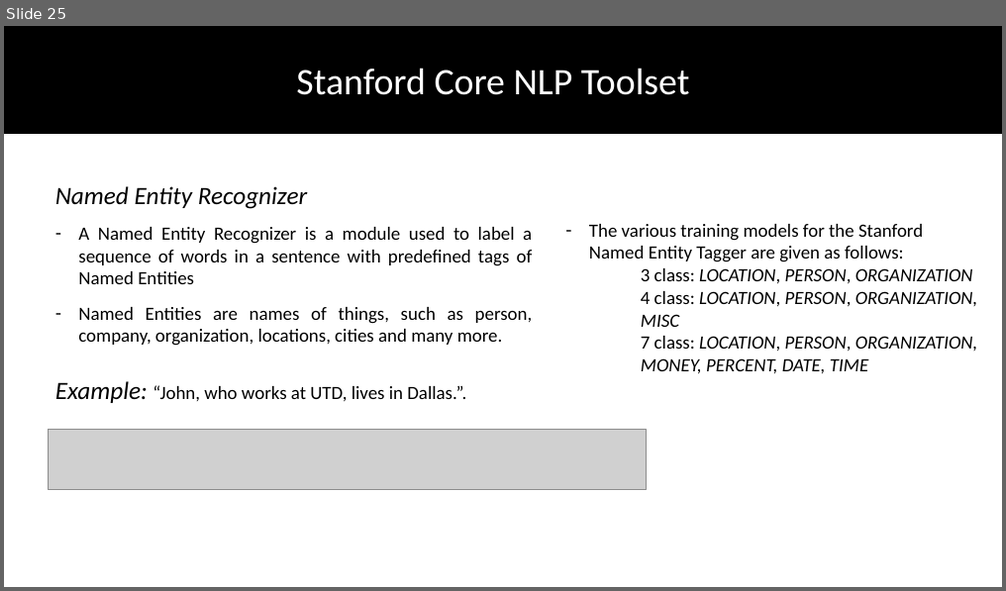
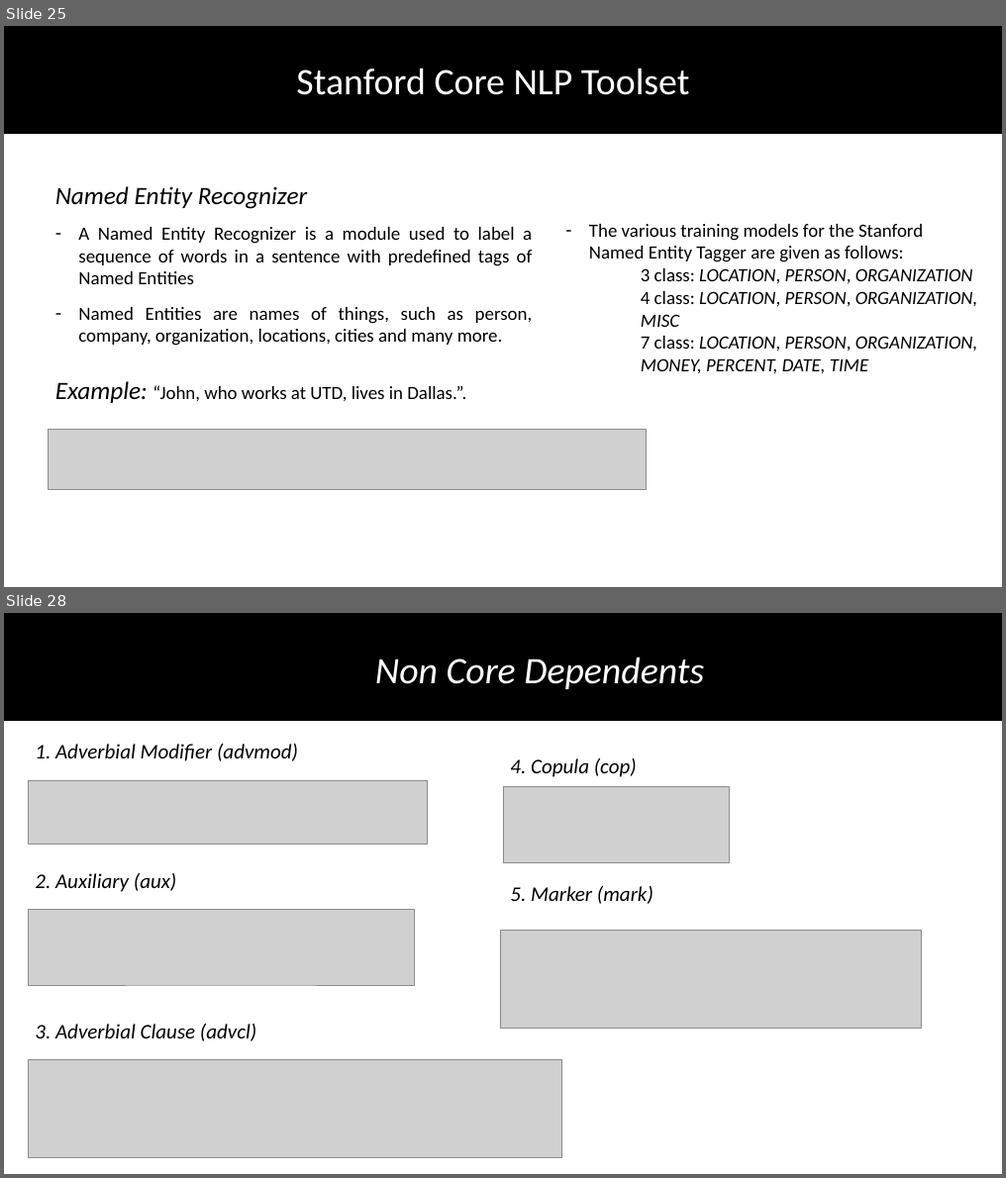
Before and after one commit to DhruvaPendharkar/thesis-project, a slide deck: Notes/ThesisPresentation.pptx. Shown one above the other, each under a label of ours: slide 25 before the commit, slides 25 and 28 after it; the slides between them are not shown. The pictures are 1006x591 and 1006x1178 pixels, drawn with LibreOffice and Linux fonts; fonts in the diff are those of the drawing; grey boxes stand for pictures. Boxes give left, top, right and bottom in pixels: in the first picture for what was removed or moved away, otherwise in the second. Text is boxed around its words. In the diff, an @@ line names an element or a change of style, - is before the commit and + after.

```diff
--- a/Notes/ThesisPresentation.pptx
+++ b/Notes/ThesisPresentation.pptx
@@ slide 28 added at [4, 613, 1002, 1174], background #FFFFFF @@
@@ rectangle added at [4, 613, 1002, 720], fill #000000, outline #000000 1 pt @@
@@ text added at [375, 657, 704, 689], 36 pt, text #FFFFFF, italic @@
+Non Core Dependents
@@ text added at [35, 744, 298, 761], 20 pt, text #000000, italic @@
+1. Adverbial Modifier (advmod)
@@ text added at [510, 759, 637, 777], 20 pt, text #000000, italic @@
+4. Copula (cop)
@@ picture added at [28, 780, 428, 844] @@
@@ picture added at [503, 786, 730, 863] @@
@@ text added at [35, 873, 176, 892], 20 pt, text #000000, italic @@
+2. Auxiliary (aux)
@@ picture added at [28, 909, 415, 985] @@
@@ text added at [510, 886, 653, 904], 20 pt, text #000000, italic @@
+5. Marker (mark)
@@ picture added at [500, 931, 922, 1029] @@
@@ text added at [35, 1024, 256, 1042], 20 pt, text #000000, italic @@
+3. Adverbial Clause (advcl)
@@ picture added at [28, 1059, 562, 1158] @@
```
Also in this commit, not shown: 11 other slides added, 3 slides removed.
